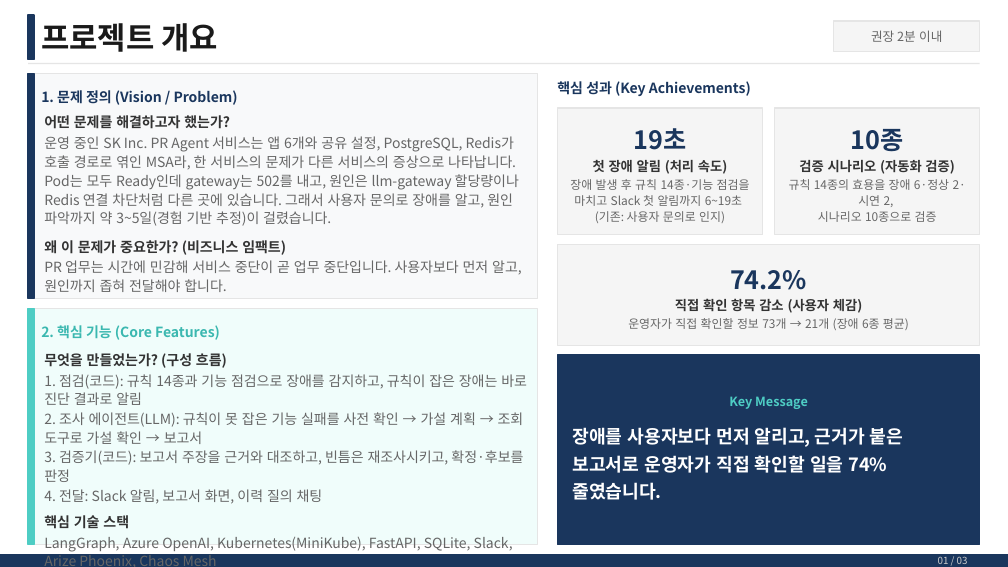
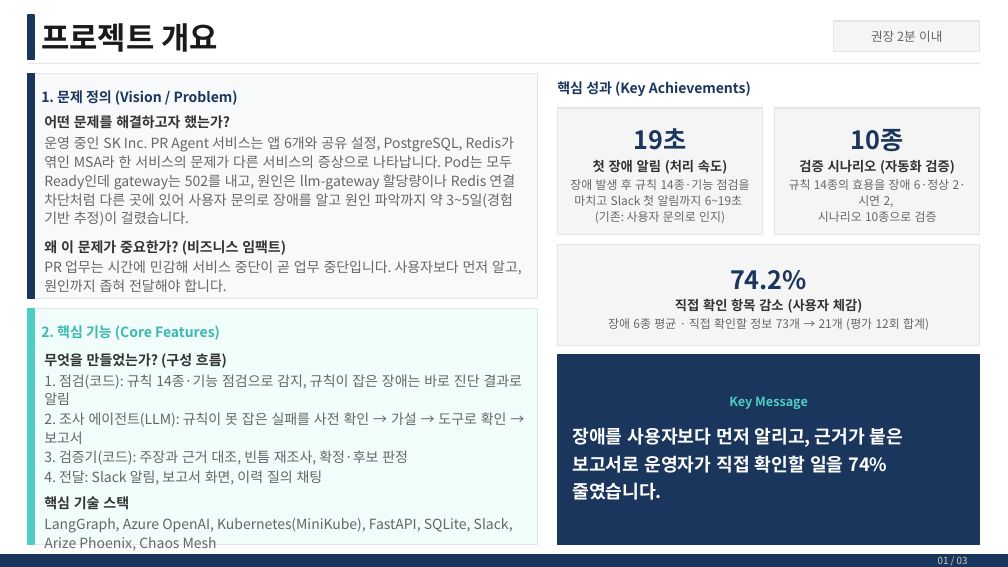
Before and after one commit to skax-jihyeryu/KubeGuardian, a slide deck: slide 2 of docs/산출물/AI_Master_Project_최종발표_류지혜_11791_v0.3.pptx. Drawn at 1008x567 pixels with LibreOffice and Linux fonts; fonts in the diff are those of the drawing. Boxes give left, top, right and bottom in pixels: in the first picture for what was removed or moved away, otherwise in the second. Text is boxed around its words. In the diff, an @@ line names an element or a change of style, - is before the commit and + after.

```diff
--- a/docs/산출물/AI_Master_Project_최종발표_류지혜_11791_v0.3.pptx
+++ b/docs/산출물/AI_Master_Project_최종발표_류지혜_11791_v0.3.pptx
@@ text at (44, 136, 515, 226): text changed @@
-운영 중인 SK Inc. PR Agent 서비스는 앱 6개와 공유 설정, PostgreSQL, Redis가 호출 경로로 엮인 MSA라, 한 서비스의 문제가 다른 서비스의 증상으로 나타납니다. Pod는 모두 Ready인데 gateway는 502를 내고, 원인은 llm-gateway 할당량이나 Redis 연결 차단처럼 다른 곳에 있습니다. 그래서 사용자 문의로 장애를 알고, 원인 파악까지 약 3~5일(경험 기반 추정)이 걸렸습니다.
+운영 중인 SK Inc. PR Agent 서비스는 앱 6개와 공유 설정, PostgreSQL, Redis가 엮인 MSA라 한 서비스의 문제가 다른 서비스의 증상으로 나타납니다. Pod는 모두 Ready인데 gateway는 502를 내고, 원인은 llm-gateway 할당량이나 Redis 연결 차단처럼 다른 곳에 있어 사용자 문의로 장애를 알고 원인 파악까지 약 3~5일(경험 기반 추정)이 걸렸습니다.
@@ text at (608, 318, 929, 330): text changed @@
-운영자가 직접 확인할 정보 73개 → 21개 (장애 6종 평균)
+장애 6종 평균 · 직접 확인할 정보 73개 → 21개 (평가 12회 합계)
@@ text at (44, 374, 523, 465): text changed @@
-1. 점검(코드): 규칙 14종과 기능 점검으로 장애를 감지하고, 규칙이 잡은 장애는 바로 진단 결과로 알림
-2. 조사 에이전트(LLM): 규칙이 못 잡은 기능 실패를 사전 확인 → 가설 계획 → 조회 도구로 가설 확인 → 보고서
-3. 검증기(코드): 보고서 주장을 근거와 대조하고, 빈틈은 재조사시키고, 확정·후보를 판정
+1. 점검(코드): 규칙 14종·기능 점검으로 감지, 규칙이 잡은 장애는 바로 진단 결과로 알림
+2. 조사 에이전트(LLM): 규칙이 못 잡은 실패를 사전 확인 → 가설 → 도구로 확인 → 보고서
+3. 검증기(코드): 주장과 근거 대조, 빈틈 재조사, 확정·후보 판정
```
Also in this commit, not shown: 1 other slide changed, 1 other file.
